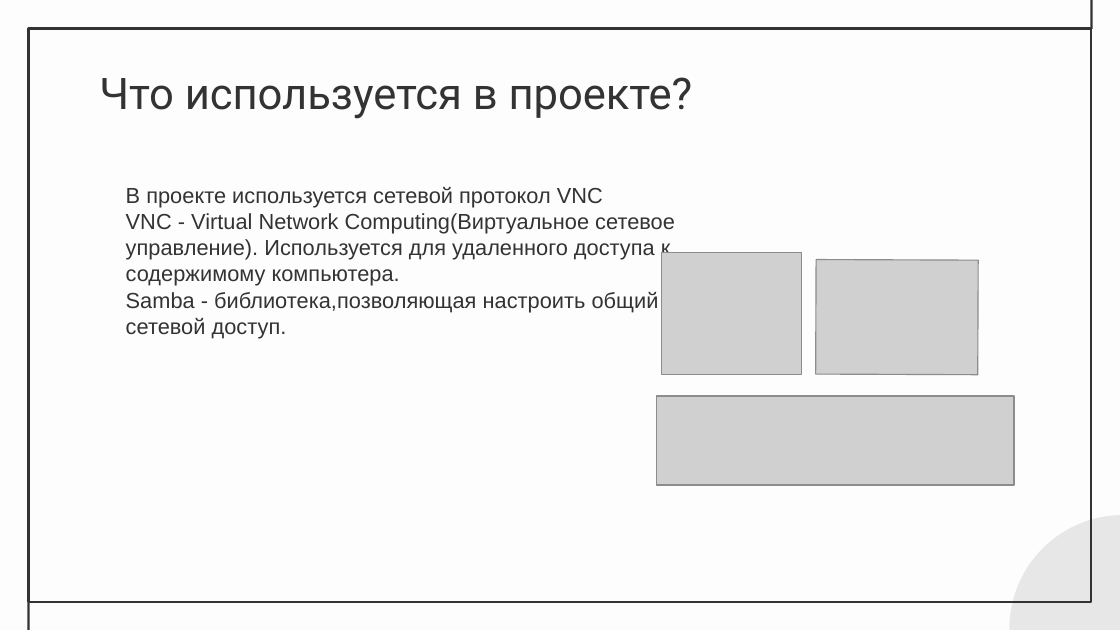
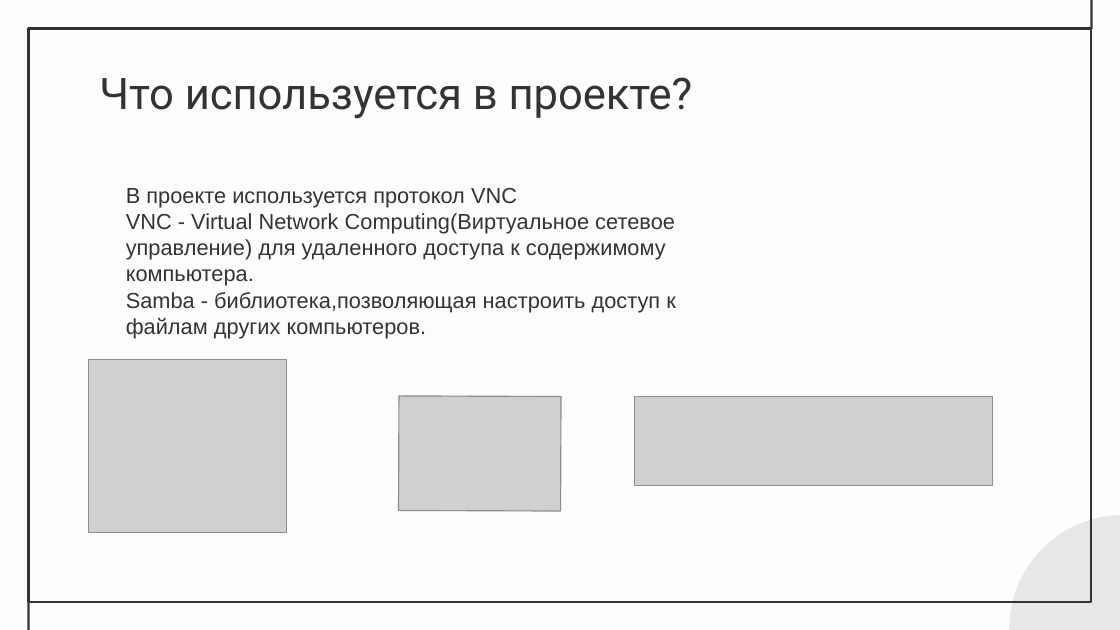
Before and after one commit to nearbyx000/Teacher-helper-utils, a slide deck: slide 5 of Преза.pptx (slide 4 before the commit). Drawn at 1120x630 pixels with LibreOffice and Linux fonts; fonts in the diff are those of the drawing; grey boxes stand for pictures. Boxes give left, top, right and bottom in pixels: in the first picture for what was removed or moved away, otherwise in the second. Text is boxed around its words. In the diff, an @@ line names an element or a change of style, - is before the commit and + after.

```diff
--- a/Преза.pptx
+++ b/Преза.pptx
@@ text at box(126, 188, 676, 338): text changed @@
-В проекте используется сетевой протокол VNC
-VNC - Virtual Network Computing(Виртуальное сетевое управление). Используется для удаленного доступа к содержимому компьютера.
-Samba - библиотека,позволяющая настроить общий сетевой доступ.
+В проекте используется протокол VNC
+VNC - Virtual Network Computing(Виртуальное сетевое управление) для удаленного доступа к содержимому компьютера.
+Samba - библиотека,позволяющая настроить доступ к файлам других компьютеров.
@@ picture: place and size @@
-picture at box(662, 252, 802, 374)
+picture at box(88, 360, 287, 533)
@@ picture: place and size @@
-picture at box(815, 260, 978, 374)
+picture at box(399, 396, 561, 511)
@@ picture: place and size @@
-picture at box(656, 396, 1014, 485)
+picture at box(634, 396, 991, 485)
```
Also in this commit, not shown: 4 other slides changed, 2 slides added, 2 slides removed.
